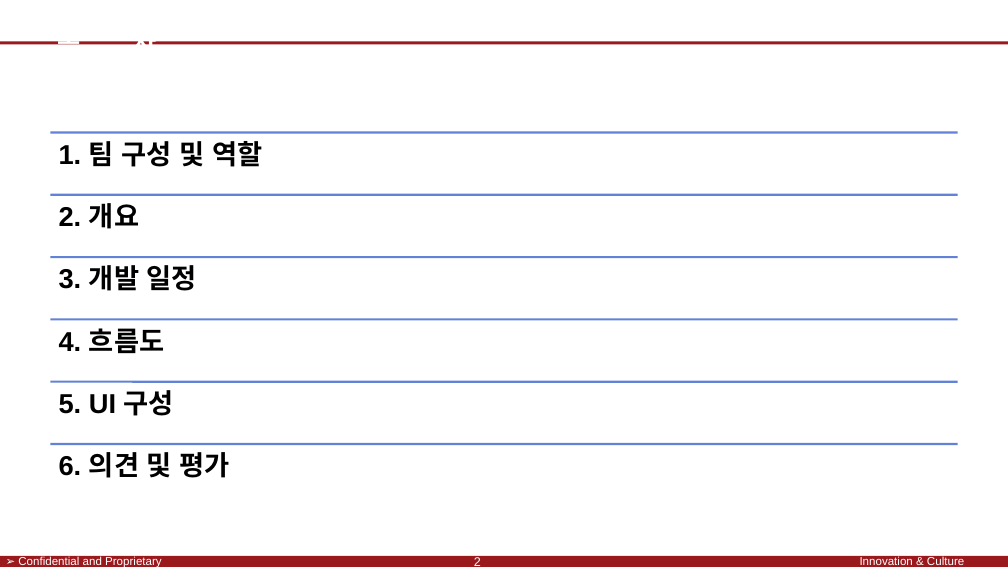
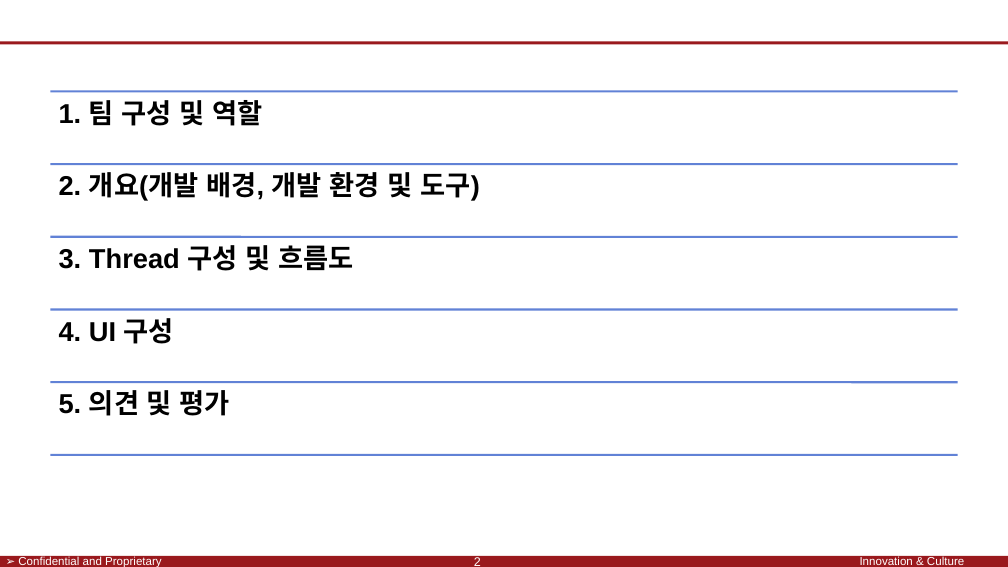
Before and after one commit to SaintSeong/JusungProject, a slide deck: slide 2 of A조 발표.pptx. Drawn at 1008x567 pixels with LibreOffice and Linux fonts; fonts in the diff are those of the drawing; background and template pictures are left out. Boxes give left, top, right and bottom in pixels: in the first picture for what was removed or moved away, otherwise in the second. Text is boxed around its words. In the diff, an @@ line names an element or a change of style, - is before the commit and + after.

```diff
--- a/A조 발표.pptx
+++ b/A조 발표.pptx
@@ text removed at bbox=[58, 41, 156, 45] @@
-목 차
@@ text "1. 팀 구성 및 역할": place and size @@
-text "1. 팀 구성 및 역할" at bbox=[59, 141, 262, 167]
+text "1. 팀 구성 및 역할" at bbox=[59, 100, 262, 126]
@@ line moved from (51, 132) - (958, 132) to (51, 91) - (958, 91) @@
@@ line moved from (51, 195) - (958, 195) to (51, 164) - (958, 164) @@
@@ text at bbox=[59, 172, 480, 201]: text changed @@
-2. 개요
+2. 개요(개발 배경, 개발 환경 및 도구)
@@ line moved from (51, 257) - (958, 257) to (51, 237) - (958, 237) @@
@@ text at bbox=[59, 245, 353, 271]: text changed @@
-4. 흐름도
+3. Thread 구성 및 흐름도
@@ text removed at bbox=[59, 265, 197, 291] @@
-3. 개발 일정
@@ line moved from (51, 319) - (958, 319) to (51, 309) - (958, 309) @@
@@ text at bbox=[59, 318, 174, 344]: text changed @@
-5. UI 구성
+4. UI 구성
@@ text at bbox=[59, 390, 230, 416]: text changed @@
-6. 의견 및 평가
+5. 의견 및 평가
@@ line moved from (51, 444) - (958, 444) to (51, 455) - (958, 455) @@
```
Also in this commit, not shown: 6 other slides changed, 5 slides added, 12 slides removed.
